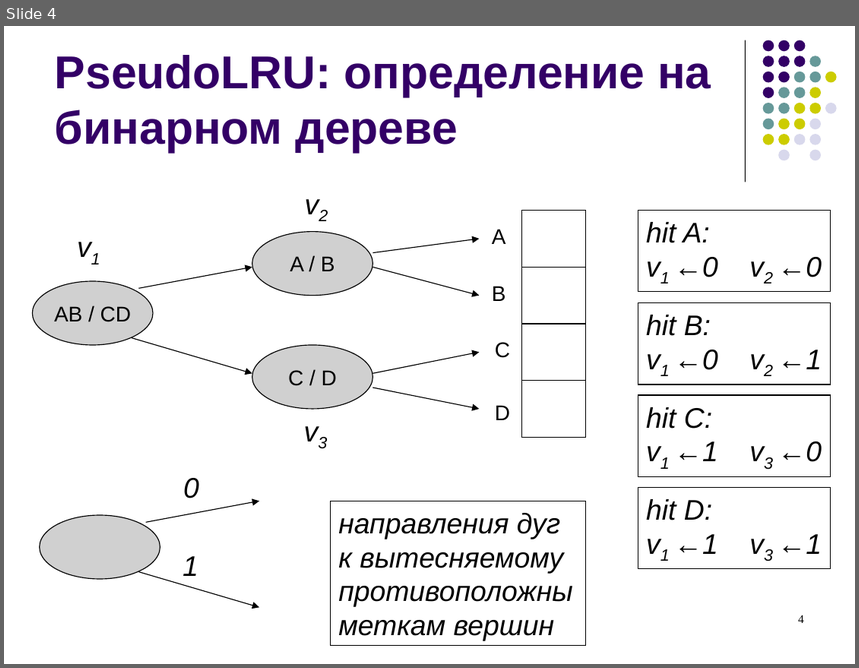
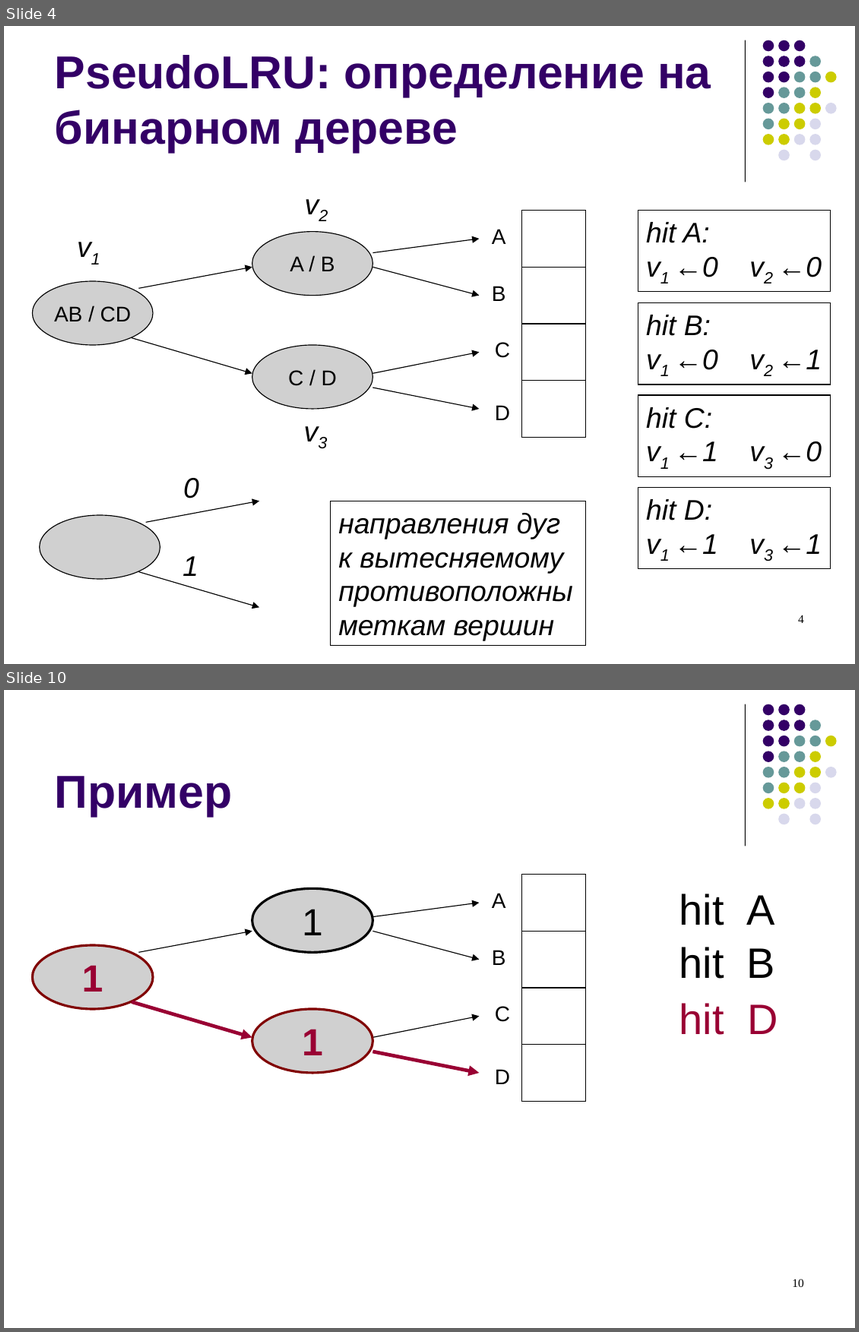
Before and after one commit to kornevgen/tesla-project, a slide deck: papers/Lomonosov-2010/lomonos2010.ppt. Shown one above the other, each under a label of ours: slide 4 before the commit, slides 4 and 10 after it; the slides between them are not shown. The pictures are 859x668 and 859x1332 pixels, drawn with LibreOffice and Linux fonts; fonts in the diff are those of the drawing; grey boxes stand for pictures. Boxes give left, top, right and bottom in pixels: in the first picture for what was removed or moved away, otherwise in the second. Text is boxed around its words. In the diff, an @@ line names an element or a change of style, - is before the commit and + after.

```diff
--- a/papers/Lomonosov-2010/lomonos2010.ppt
+++ b/papers/Lomonosov-2010/lomonos2010.ppt
@@ slide 10 added at [4, 690, 855, 1328], background #FFFFFF; not listed: 32 template elements that a slide beside it also shows @@
@@ title added at [55, 776, 232, 817], 39 pt, text #330066, bold @@
+Пример
@@ picture added at [253, 888, 373, 952], 32 pt, text #000000 @@
+1
@@ text added at [492, 893, 506, 908], 18 pt, text #000000 @@
+A
@@ rectangle added at [522, 875, 585, 932], outline #000000 0.74 pt @@
@@ text added at [680, 894, 724, 926], 36 pt, text #000000 @@
+hit
@@ arrow added from (373, 917) to (479, 903), #000000 0.74 pt @@
@@ text added at [747, 895, 775, 925], 36 pt, text #000000 @@
+A
@@ arrow added from (139, 952) to (253, 931), #000000 0.74 pt @@
@@ arrow added from (373, 931) to (479, 960), #000000 0.74 pt @@
@@ rectangle added at [522, 931, 585, 988], outline #000000 0.74 pt @@
@@ picture added at [32, 945, 153, 1009], 32 pt, text #990033, bold @@
+1
@@ text added at [492, 950, 506, 965], 18 pt, text #000000 @@
+B
@@ text added at [680, 947, 724, 979], 36 pt, text #000000 @@
+hit
@@ text added at [747, 948, 775, 978], 36 pt, text #000000 @@
+B
@@ arrow added from (132, 1002) to (253, 1037), #990033 3 pt @@
@@ text added at [495, 1006, 510, 1022], 18 pt, text #000000 @@
+C
@@ rectangle added at [522, 988, 585, 1045], outline #000000 0.74 pt @@
@@ text added at [680, 1003, 724, 1035], 36 pt, text #990033 @@
+hit
@@ text added at [747, 1005, 778, 1034], 36 pt, text #990033 @@
+D
@@ picture added at [253, 1009, 373, 1073], 32 pt, text #990033, bold @@
+1
@@ arrow added from (373, 1037) to (479, 1016), #000000 0.74 pt @@
@@ arrow added from (373, 1052) to (479, 1073), #990033 3 pt @@
@@ rectangle added at [522, 1045, 585, 1102], outline #000000 0.74 pt @@
@@ text added at [495, 1069, 510, 1084], 18 pt, text #000000 @@
+D
@@ page number added at [792, 1279, 804, 1287], 10 pt, text #000000 @@
+10
```
Also in this commit, not shown: 3 slides changed, 11 other slides added, 2 slides removed.
